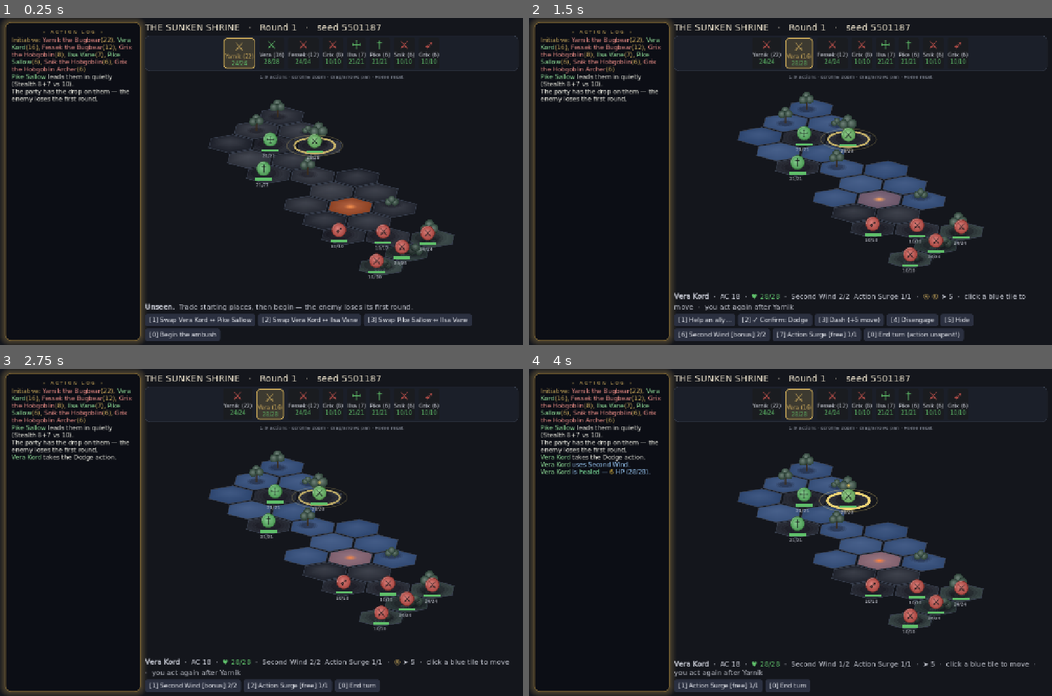
Above: before the commit, frames 1-4 (two rows, left to right).
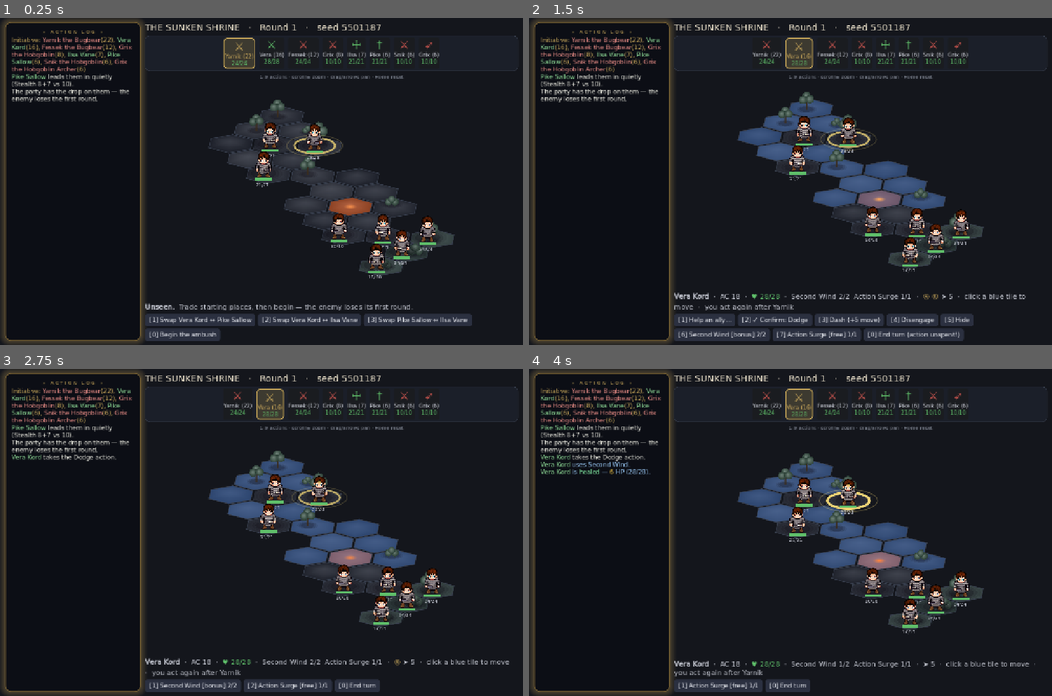
Above: after the commit, the same moments.

Repository: EgecanOzcakar/sorcmerc
Game: Godot game, scene res://scenes/main.tscn
Two runs of this game, one before a commit and one after it. Both use one fixed random seed, a clock stepped at 60 frames per second and the inputs below. This scene is started directly instead of the project's main scene.
Inputs:
- Up to frame 1 (0.25 s): no input
- Up to frame 2 (1.5 s): click "[0] Begin the ambush" at 0.5 s; click "[2] Dodge" at 1.25 s
- Up to frame 3 (2.75 s): click "[2] ✓ Confirm: Dodge" at 2 s
- Up to frame 4 (4 s): click "[1] Second Wind [bonus] 2/2" at 2.75 s; click "[1] ✓ Confirm: Second Wind [b…" at 3.5 s

The runs differ from the first frame. In frame 1, 1.5% of the frame differs, in the area x 48-84%, y 32-80%; in frame 2, 1.5%; in frame 3, 1.5%; in frame 4, 1.5%, in the area x 49-85%, y 33-81%.

Commit message:
Combat renders LPC sprites, with licensing (T51)
Board._draw()'s token loop gains one tier above the vector token: if
core/lpc_art.gd has a sheet for a combatant, the composited sprite replaces
the drawn disc and its glyph, and nothing else. Shadow, active-turn ring,
damage flash, _tok/_lunge positioning, HP bar and condition strip are shared
with the old path (the HP bar + tags moved into _draw_token_hud() so the two
paths cannot drift). Anything without a loadout - worg, dragons, golems,
everything not vendored - draws exactly as before.

No second animation clock: the frame comes out of the same _fx melee entry
_lunge() already reads, so the swing, the lunge and the damage number stay
locked together. Idle is frame 0, which is the rest pose both rigs leave
from. Facing picks LPC's 4 rows off the *projected* delta, since the board is
yawed and squashed before you see it; merc_01 only ships slash_right, so
left-facing humanoids mirror it. Caught in the act: a negative-width Rect2
does not flip in draw_texture_rect, it normalises and lands one sprite-width
to the right - the goblin was standing 80px off his own hex. It is a draw
transform now.

Scope, stated plainly: one humanoid loadout exists, so every hero and every
humanoid foe is merc_01. bat/ghost/slime cover their real bestiary matches.

Licensing (a merge requirement, not polish): LICENSES/ carries the full
CC-BY-SA 3.0 and GPL 3.0 texts plus a README on what share-alike obliges;
lpc_compose.py now also writes assets/generated/credits.txt, every author of
every vendored part deduplicated (16 of them), which Settings -> Art credits
shows verbatim. Upstream's own CSV mojibake and double-spelling of two
artists are normalised in the vendored copy so dedup names each person once.

Outcome parity, the hard constraint: seeded drive_ui.gd runs on seeds
1/7/123/4242/99999 before and after are byte-identical (same md5, diff
empty). Suite 5291/5291 across 31 files, all six drive_* green.

Co-Authored-By: Claude Opus 5 <noreply@anthropic.com>

Diff:
--- a/assets/lpc/CREDITS.csv
+++ b/assets/lpc/CREDITS.csv
@@ -1,9 +1,9 @@
 filename,notes,authors,licenses,url1,url2,url3,url4,url5,url6,url7,url8,url9,url10,url11,url12,url13,url14,url15,status
-body/bodies/male,see details at https://opengameart.org/cont …(193 unchanged characters)… g, MuffinElZangano, Durrani, Johannes Sj?lund (wulax), Stephen Challener (Redshri …(652 unchanged characters)…
+body/bodies/male,see details at https://opengameart.org/cont …(193 unchanged characters)… g, MuffinElZangano, Durrani, Johannes Sjölund (wulax), Stephen Challener (Redshri …(652 unchanged characters)…
 feet/boots,"original by Nila122, edited for male and v3 bases by bluecarrot16","bluecarrot16, Nila122","OGA-BY 3.0, CC-BY-SA 3.0, GPL 2.0, GPL 3.0",https://opengameart.org/content/lpc-clothes-and-hair,,,,,,,,,,,,,,,OK
 hair/plain,,"Manuel Riecke (MrBeast), Joe White","CC-BY-SA 3.0, GPL 3.0",https://opengameart.org/content/liberated-pixel-cup-lpc-base-assets-sprites-map-tiles,https://opengameart.org/content/ponytail-and-plain-hairstyles,,,,,,,,,,,,,,OK
 head/heads/human/male,"original head by Redshrike, tweaks by BenCreating, modular version by bluecarrot16","bluecarrot1 …(256 unchanged characters)…
-legs/pants/male,"original male pants by wulax, recolors and  …(117 unchanged characters)… ised","bluecarrot16, JaidynReiman, ElizaWy, Matthew Krohn (makrohn), Johannes Sjöl …(271 unchanged characters)…
+legs/pants/male,"original male pants by wulax, recolors and  …(117 unchanged characters)… ised","bluecarrot16, JaidynReiman, Eliza Wyatt (ElizaWy), Matthew Krohn (makrohn), Johannes Sjöl …(271 unchanged characters)…
 torso/chainmail,minor edits by bluecarrot16,Johannes Sjölund (wulax),"OGA-BY 3.0, CC-BY-SA 3.0, GPL 3.0",https://opengameart.org/content/lpc-medieval-fantasy-character-sprites,,,,,,,,,,,,,,,OK
 weapon/sword/dagger,,"bluecarrot16, Johannes Sjölund (wulax), Matthew Krohn (makrohn)","OGA-BY 3.0, CC-BY-SA 3.0, GPL 3.0",https://opengameart.org/content/lpc-medieval-fantasy-character-sprites,https://opengameart.org/content/lpc-extended-weapon-animations,,,,,,,,,,,,,,OK
 monsters,"attack animations for the LPC base-assets monsters, from the [LPC] Monsters pack; commissioned by Pierre Vigi …(258 unchanged characters)…
--- /dev/null
+++ b/core/lpc_art.gd
@@ -0,0 +1,65 @@
+# Which composited LPC sheet (if any) draws a given combatant, and which row of
+# it. Tier 1 of the token ladder; anything this returns "" for keeps the flat
+# vector token in Board._draw() exactly as before — that fallback is the design,
+# not a gap to close.
+#
+# Scope, stated plainly: exactly one humanoid loadout exists, so every hero and
+# every humanoid foe is drawn as merc_01 (T51). Per-class appearance needs more
+# vendored loadouts, not more code here.
+extends RefCounted
+
+const Catalog = preload("res://core/rules/catalog.gd")
+
+const HUMANOID := "merc_01"
+
+# bestiary id -> loadout. The real matches for the three creatures vendored from
+# [LPC] Monsters; everything else falls through to the vector token.
+const BY_MONSTER := {
+	"bat": "bat", "giant-bat": "bat",
+	"ghost": "ghost", "specter": "ghost", "shadow": "ghost", "will-o-wisp": "ghost",
+	"gray-ooze": "slime", "ochre-jelly": "slime", "black-pudding": "slime",
+}
+
+static var _cache := {}    # loadout id -> SpriteFrames (or null once, if missing)
+
+static func loadout_for(c) -> String:
+	if c.sheet != null:
+		return HUMANOID              # every hero, one appearance, for now
+	if c.src_id == "":
+		return ""                    # never ask Catalog about a blank id
+	if BY_MONSTER.has(c.src_id):
+		return BY_MONSTER[c.src_id]
+	return HUMANOID if String(Catalog.monster(c.src_id).get("type", "")) == "humanoid" else ""
+
+static func frames(loadout: String) -> SpriteFrames:
+	if loadout == "":
+		return null
+	if not _cache.has(loadout):
+		var path := "res://assets/generated/%s.tres" % loadout
+		_cache[loadout] = load(path) if ResourceLoader.exists(path) else null
+	return _cache[loadout]
+
+# LPC's 4 rows against a hex board: pick on the *projected* delta, not the axial
+# one, because the board is yawed and squashed (ISO_SQUASH 0.38) before you see
+# it — so the dominant screen axis is what reads as "facing", and in practice
+# that is left/right for almost every hex pair, which is where the art is.
+static func facing_between(from_px: Vector2, to_px: Vector2) -> String:
+	var d := to_px - from_px
+	if absf(d.x) >= absf(d.y):
+		return "right" if d.x >= 0.0 else "left"
+	return "down" if d.y >= 0.0 else "up"
+
+# The animation row to use, and whether to mirror it. merc_01 only has
+# slash_right, so a left-facing humanoid is that row flipped; creatures have all
+# four rows and never flip.
+static func row_for(sf: SpriteFrames, facing: String) -> Array:
+	var names := sf.get_animation_names()
+	for n in names:
+		if n.ends_with("_" + facing):
+			return [n, false]
+	var opposite := String({"left": "right", "right": "left"}.get(facing, ""))
+	if opposite != "":
+		for n in names:
+			if n.ends_with("_" + opposite):
+				return [n, true]
+	return [names[0], false]     # get_animation_names() is sorted, so deterministic
--- a/scenes/main.gd
+++ b/scenes/main.gd
@@ -14,6 +14,7 @@
 const Settings = preload("res://core/settings.gd")
 const Tutorial = preload("res://core/tutorial.gd")
 const Icons = preload("res://core/ui_icons.gd")
+const LpcArt = preload("res://core/lpc_art.gd")
 const SettingsOverlay = preload("res://scenes/settings/settings.gd")
 
 # What T5 injects before the scene runs: the live party, the node's spec (empty ->
@@ -166,6 +167,9 @@
 	col.add_child(_hint)
 
 	_board.main = self
+	# Pixel art must not be filtered into mush at non-integer zoom. Glyphs are
+	# rasterised at their own size and sampled 1:1, so this costs the text nothing.
+	_board.texture_filter = CanvasItem.TEXTURE_FILTER_NEAREST
 	_board.clip_contents = true
 	_board.size_flags_vertical = Control.SIZE_EXPAND_FILL
 	_board.size_flags_horizontal = Control.SIZE_EXPAND_FILL
@@ -1296,6 +1300,76 @@
 		if dirty:
 			queue_redraw()
 
+	# HP bar + condition strip: identical for a sprite and for a vector token, so
+	# both paths call this rather than keeping two copies in step by hand.
+	func _draw_token_hud(c, p: Vector2, tp: Vector2, s: float, rad: float, fz: float) -> void:
+		var hv: float = _hp.get(c.id, float(c.hp))
+		var bw := s * 1.2
+		var br := Rect2(p.x - bw / 2.0, p.y + rad * ISO_SQUASH + 4.0, bw, 6.0)
+		draw_rect(br, Color("0c0d11"))
+		var frac := clampf(hv / float(c.max_hp), 0.0, 1.0)
+		var hpcol := Color("5fbf6a")
+		if frac < 0.33: hpcol = Color("d15750")
+		elif frac < 0.66: hpcol = Color("d9a441")
+		draw_rect(Rect2(br.position, Vector2(br.size.x * frac, br.size.y)), hpcol)
+		draw_string(ThemeDB.fallback_font, br.position + Vector2(0, 12 + 8 * fz),
+			"%d/%d" % [c.hp, c.max_hp], HORIZONTAL_ALIGNMENT_LEFT, -1, int(11 * fz), Color("c9ccd6"))
+
+		# condition strip, centred over the token (the shoulder is the class badge's)
+		var tags: String = Icons.status_glyphs(c)
+		if c.is_down(): tags += " %s%d/%d" % [Icons.condition_glyph("down"), c.death_s, c.death_f]
+		if tags != "":
+			_centered(tags, tp + Vector2(0, -rad * 0.8 - 10), int(13 * fz), Color("e6c15a"))
+
+	# The LPC sprite for `c`, if there is one. Returns false when there isn't, and
+	# the caller draws its vector token instead.
+	#
+	# There is no separate animation clock here on purpose: the frame comes out of
+	# the same `_fx` melee entry that `_lunge()` already reads, so the swing, the
+	# lunge and the damage number stay locked together and nothing new has to be
+	# ticked. Idle is frame 0 — in both rigs that is the rest pose the attack
+	# leaves from.
+	func _draw_sprite(c, p: Vector2, s: float, tint: Color) -> bool:
+		var sf: SpriteFrames = LpcArt.frames(LpcArt.loadout_for(c))
+		if sf == null:
+			return false
+		var facing := "right" if c.team == "party" else "left"
+		var phase := -1.0
+		for f in _fx:
+			if f.kind == "melee" and f.id == c.id:
+				phase = clampf(f.age / f.ttl, 0.0, 1.0)
+				facing = LpcArt.facing_between(_pix(f.from), _pix(f.to))
+		var pick: Array = LpcArt.row_for(sf, facing)
+		var anim: String = pick[0]
+		var count := sf.get_frame_count(anim)
+		var idx := 0 if phase < 0.0 else clampi(int(phase * count), 0, count - 1)
+		var tex := sf.get_frame_texture(anim, idx)
+		# 64px art on a 34px hex: the same fit the T47 preview was judged at, with
+		# the frame's ground row (54) landing on the token's own hex point.
+		var sc := s / 26.0
+		var w := 64.0 * sc
+		var at := p - Vector2(32.0 * sc, 54.0 * sc)
+		# Down: no lift, greyed and half-faded, same read as the flattened vector
+		# token. ponytail: no death/hurt rows exist in the vendored art, so a KO is
+		# a tint, not an animation — revisit if a death row is ever vendored.
+		var col := tint if c.is_down() else Color.WHITE
+		if _flash.has(c.id):
+			col = col.lerp(Color.WHITE, clampf(_flash[c.id] / 0.35, 0, 1) * 0.85)
+		if c.is_down():
+			col.a = 0.55
+			at.y += 12.0 * sc
+		if pick[1]:
+			# Mirror (merc_01 only ships the right-facing row). It has to be a draw
+			# transform about the token's own x: a negative-width Rect2 does NOT
+			# flip, it gets normalised and lands one full sprite-width to the right.
+			draw_set_transform(p, 0.0, Vector2(-1.0, 1.0))
+			draw_texture_rect(tex, Rect2(Vector2(-w * 0.5, at.y - p.y), Vector2(w, 64.0 * sc)),
+				false, col)
+			draw_set_transform(Vector2.ZERO, 0.0, Vector2.ONE)
+		else:
+			draw_texture_rect(tex, Rect2(at, Vector2(w, 64.0 * sc)), false, col)
+		return true
+
 	func _spawn_float(c, amount: float) -> void:
 		var band := Color("ffd24a")
 		if amount >= 12: band = Color("ff5a4a")
@@ -1532,6 +1606,14 @@
 					Color(1.0, 0.886, 0.478, 0.25 + 0.75 * bl), 2.5 + bl * 3.0, true)
 				draw_polyline(_disc(p, rad + 12.0 + bl * 6.0, true),
 					Color(1.0, 0.886, 0.478, 0.30 * bl), 2.0, true)
+			# Tier 1: a composited LPC sprite, if this combatant has one. It
+			# replaces the drawn disc and its glyph only — shadow, active ring,
+			# flash, HP bar, condition tags and the _tok/_lunge positioning above
+			# are shared with the vector token below, which still draws everyone
+			# the art doesn't cover.
+			if _draw_sprite(c, p, s, base):
+				_draw_token_hud(c, p, tp, s, rad, fz)
+				continue
 			# The token is shaded like a ball: hotspot toward the light, falling
 			# off to a darker rim, with a bright sliver of rim light on the lit
 			# side and a dark contact line on the far one.
@@ -1548,25 +1630,7 @@
 					Color(1, 1, 1, 0.26), 2.0, true)
 			# The token's mark: class glyph for heroes, creature-type glyph for foes.
 			_centered(_glyph(c), tp, int(24 * fz), Color("101216"))
-
-			# hp bar
-			var hv: float = _hp.get(c.id, float(c.hp))
-			var bw := s * 1.2
-			var br := Rect2(p.x - bw / 2.0, p.y + rad * ISO_SQUASH + 4.0, bw, 6.0)
-			draw_rect(br, Color("0c0d11"))
-			var frac := clampf(hv / float(c.max_hp), 0.0, 1.0)
-			var hpcol := Color("5fbf6a")
-			if frac < 0.33: hpcol = Color("d15750")
-			elif frac < 0.66: hpcol = Color("d9a441")
-			draw_rect(Rect2(br.position, Vector2(br.size.x * frac, br.size.y)), hpcol)
-			draw_string(ThemeDB.fallback_font, br.position + Vector2(0, 12 + 8 * fz),
-				"%d/%d" % [c.hp, c.max_hp], HORIZONTAL_ALIGNMENT_LEFT, -1, int(11 * fz), Color("c9ccd6"))
-
-			# condition strip, centred over the token (the shoulder is the class badge's)
-			var tags: String = Icons.status_glyphs(c)
-			if c.is_down(): tags += " %s%d/%d" % [Icons.condition_glyph("down"), c.death_s, c.death_f]
-			if tags != "":
-				_centered(tags, tp + Vector2(0, -rad * 0.8 - 10), int(13 * fz), Color("e6c15a"))
+			_draw_token_hud(c, p, tp, s, rad, fz)
 
 		_draw_fx(s)   # projectiles / spell flashes sit over the tokens
 
--- a/scenes/settings/settings.gd
+++ b/scenes/settings/settings.gd
@@ -109,6 +109,13 @@
 	wipe.text = "Clear autosave"
 	wipe.pressed.connect(_clear_autosave)
 	col.add_child(wipe)
+
+	# The LPC art is CC-BY-SA/GPL/OGA-BY: crediting its authors is a license
+	# obligation, so it gets a reachable screen, not a line in a README.
+	var art := Button.new()
+	art.text = "Art credits"
+	art.pressed.connect(_show_credits)
+	col.add_child(art)
 
 	_note.add_theme_color_override("font_color", COL_DIM)
 	_note.add_theme_font_size_override("font_size", 12)
@@ -147,6 +154,55 @@
 		on_value.call(v))
 	return row
 
+# Art credits: the generated, author-deduplicated list from lpc_compose.py, shown
+# verbatim in a scrollable panel. No parsing here on purpose — if the art changes,
+# regenerating the file is the whole update.
+const CREDITS_TXT := "res://assets/generated/credits.txt"
+
+func _show_credits() -> void:
+	var body := FileAccess.get_file_as_string(CREDITS_TXT)
+	if body.is_empty():
+		_note.text = "No credits file — run tools/lpc_compose.py."
+		return
+	# A CenterContainer, not PRESET_CENTER: the preset anchors the top-left at the
+	# middle of the screen because the panel has no size yet when it is applied.
+	var wrap := CenterContainer.new()
+	wrap.set_anchors_preset(Control.PRESET_FULL_RECT)
+	add_child(wrap)
+	var over := PanelContainer.new()
+	var box := StyleBoxFlat.new()
+	box.bg_color = COL_CARD
+	box.set_corner_radius_all(10)
+	box.set_border_width_all(1)
+	box.border_color = COL_EDGE
+	box.set_content_margin_all(16)
+	over.add_theme_stylebox_override("panel", box)
+	over.custom_minimum_size = Vector2(560, 460)
+	wrap.add_child(over)
+
+	var col := VBoxContainer.new()
+	col.add_theme_constant_override("separation", 8)
+	over.add_child(col)
+	var cap := Label.new()
+	cap.text = "»   A R T   C R E D I T S   «"
+	cap.horizontal_alignment = HORIZONTAL_ALIGNMENT_CENTER
+	cap.add_theme_color_override("font_color", COL_GOLD)
+	col.add_child(cap)
+	var scroll := ScrollContainer.new()
+	scroll.size_flags_vertical = Control.SIZE_EXPAND_FILL
+	col.add_child(scroll)
+	var text := Label.new()
+	text.text = body
+	text.add_theme_font_size_override("font_size", 12)
+	text.add_theme_color_override("font_color", COL_DIM)
+	text.autowrap_mode = TextServer.AUTOWRAP_WORD_SMART
+	text.custom_minimum_size = Vector2(520, 0)
+	scroll.add_child(text)
+	var close := Button.new()
+	close.text = "Close"
+	close.pressed.connect(wrap.queue_free)
+	col.add_child(close)
+
 func _apply() -> void:
 	Settings.save_settings(_s)
 	changed.emit()
--- /dev/null
+++ b/tests/shot_credits.gd
@@ -0,0 +1,18 @@
+# Dev-only: Settings -> Art credits, the license-required attribution screen.
+#   godot --path . -s tests/shot_credits.gd
+extends SceneTree
+
+func _init() -> void:
+	var s = load("res://scenes/settings/settings.tscn").instantiate()
+	root.add_child(s)
+	for i in 20:
+		await process_frame
+	s._show_credits()
+	for i in 10:
+		await process_frame
+	RenderingServer.force_draw()
+	await process_frame
+	var img := root.get_viewport().get_texture().get_image()
+	img.save_png("res://lpc_spike_credits.png")
+	print("saved lpc_spike_credits.png %dx%d" % [img.get_width(), img.get_height()])
+	quit()
--- a/tests/shot_lpc.gd
+++ b/tests/shot_lpc.gd
@@ -1,47 +1,42 @@
-# Dev-only: drop the composed LPC units (humanoid + creatures) on hexes of the
-# real combat board and save a PNG. Preview only - nothing here touches the
-# combat flow (T47 step 6).
-#   godot --path . -s tests/shot_lpc.gd          (non-headless; headless hangs
-#                                                 on viewport capture here)
+# Dev-only: a deliberately mixed roster - LPC humanoid (heroes + goblin), the
+# three LPC creatures, and a monstrosity with no loadout that must still draw
+# the old vector token - with one hero mid-swing, so both tiers and the attack
+# row are in the same frame.
+#   godot --path . -s tests/shot_lpc.gd     (non-headless; headless hangs on
+#                                            viewport capture in this env)
 extends SceneTree
-
-# unit id -> animation to hold, in hex order along the board.
-const UNITS := [["merc_01", "slash_right"], ["bat", "attack_right"],
-	["ghost", "attack_right"], ["slime", "attack_right"]]
 
 func _init() -> void:
 	var main = load("res://scenes/main.tscn").instantiate()
+	main.spec = {"theme": "shrine", "monsters": [
+		{"id": "goblin"}, {"id": "bat"}, {"id": "ghost"},
+		{"id": "gray-ooze"}, {"id": "worg"},
+	]}
 	root.add_child(main)
-	for i in 60:
+	for i in 40:
 		await process_frame
 
-	var sprites: Array[AnimatedSprite2D] = []
-	for n in UNITS.size():
-		var hx: Vector2i = main.cb.combatants[n].pos
-		var spr := AnimatedSprite2D.new()
-		spr.sprite_frames = load("res://assets/generated/%s.tres" % UNITS[n][0])
-		spr.animation = UNITS[n][1]
-		spr.texture_filter = CanvasItem.TEXTURE_FILTER_NEAREST
-		spr.scale = Vector2.ONE * (main.hex_px / 26.0)
-		spr.offset = Vector2(0, -22)      # feet/shadow sit near the frame's bottom
-		spr.position = main._board._pix(hx)
-		main._board.add_child(spr)
-		spr.play()
-		sprites.append(spr)
+	var LpcArt = load("res://core/lpc_art.gd")
+	for c in main.cb.combatants:
+		var lid: String = LpcArt.loadout_for(c)
+		print("  %-18s src=%-12s sheet=%s -> %s" % [c.cname, c.src_id,
+			"yes" if c.sheet != null else "no ", lid if lid != "" else "(vector token)"])
 
-	await create_timer(0.4).timeout
-	for spr in sprites:
-		# Hold mid-animation: the pose that shows the attack, not the rest frame.
-		spr.pause()
-		spr.frame = spr.sprite_frames.get_frame_count(spr.animation) / 2 + 1
-		print("  %s visible=%s pos=%s frame=%d" % [spr.animation, spr.visible, spr.position, spr.frame])
-
+	for c in main.cb.combatants:
+		print("    pos %-18s hex=%s tok=%s" % [c.cname, c.pos, main._board._tok.get(c.id)])
+	# One hero knocked out, to show the downed tint on a sprite next to standing ones.
+	main.cb.combatants[2].statuses["down"] = true
+	main.cb.combatants[2].hp = 0
+	# Swing: the real FX path, the same one a real attack queues.
+	var hero = main.cb.combatants[0]
+	var foe = main.cb.enemies_of(hero)[0]
+	main._board.play_fx("melee", hero.id, hero.pos, foe.pos)
+	main._board._flash[foe.id] = 0.35
+	await create_timer(0.14).timeout
 	RenderingServer.force_draw()
 	await process_frame
 	var img := root.get_viewport().get_texture().get_image()
 	img.save_png("res://lpc_spike.png")
-	var where := ""
-	for n in UNITS.size():
-		where += "  %s %s frame %d" % [UNITS[n][0], UNITS[n][1], sprites[n].frame]
-	print("saved lpc_spike.png %dx%d %s" % [img.get_width(), img.get_height(), where])
+	print("saved lpc_spike.png %dx%d (swing: %s -> %s)"
+		% [img.get_width(), img.get_height(), hero.cname, foe.cname])
 	quit()
--- a/tests/test_lpc_spike.gd
+++ b/tests/test_lpc_spike.gd
@@ -49,5 +49,54 @@
 				check(region.position == Vector2(i * frame, int(anim["row"]) * frame),
 					"%s/%s frame %d slices row %d col %d" % [id, name, i, anim["row"], i])
 
+	_check_mapping()
 	print("test_lpc_spike: %d passed, %d failed" % [_pass, _fail])
 	quit(1 if _fail > 0 else 0)
+
+# Only `sheet` and `src_id` decide which sheet a combatant gets, so the mapping
+# is testable without building a whole encounter.
+class FakeCombatant:
+	var sheet = null
+	var src_id := ""
+	func _init(s, id: String) -> void:
+		sheet = s
+		src_id = id
+
+func _check_mapping() -> void:
+	var LpcArt = load("res://core/lpc_art.gd")
+	var cases := {
+		"bat": "bat", "giant-bat": "bat",
+		"ghost": "ghost", "specter": "ghost", "shadow": "ghost", "will-o-wisp": "ghost",
+		"gray-ooze": "slime", "ochre-jelly": "slime", "black-pudding": "slime",
+		"goblin": "merc_01", "hobgoblin": "merc_01",     # humanoid type -> the one humanoid loadout
+		"worg": "", "wolf": "", "red-dragon-wyrmling": "", "stone-golem": "",  # vector token
+	}
+	for id in cases:
+		check(LpcArt.loadout_for(FakeCombatant.new(null, id)) == cases[id],
+			"%s -> %s" % [id, cases[id] if cases[id] != "" else "(vector token)"])
+	check(LpcArt.loadout_for(FakeCombatant.new({}, "")) == "merc_01", "heroes -> merc_01")
+	check(LpcArt.loadout_for(FakeCombatant.new(null, "")) == "", "blank src_id -> vector token")
+
+	# Facing: the projected delta picks the row, and merc_01's missing rows mirror.
+	check(LpcArt.facing_between(Vector2.ZERO, Vector2(40, 5)) == "right", "facing right")
+	check(LpcArt.facing_between(Vector2.ZERO, Vector2(-40, 5)) == "left", "facing left")
+	check(LpcArt.facing_between(Vector2.ZERO, Vector2(2, 40)) == "down", "facing down")
+	check(LpcArt.facing_between(Vector2.ZERO, Vector2(2, -40)) == "up", "facing up")
+	var merc: SpriteFrames = LpcArt.frames("merc_01")
+	check(LpcArt.row_for(merc, "right") == ["slash_right", false], "merc faces right unmirrored")
+	check(LpcArt.row_for(merc, "left") == ["slash_right", true], "merc faces left mirrored")
+	var bat: SpriteFrames = LpcArt.frames("bat")
+	check(LpcArt.row_for(bat, "left") == ["attack_left", false], "creatures have their own rows")
+	check(LpcArt.frames("") == null, "no loadout, no frames")
+
+	# The credits screen's file must exist and name every artist (license duty).
+	var credits := FileAccess.get_file_as_string("res://assets/generated/credits.txt")
+	check(credits.length() > 400, "credits.txt is present")
+	for who in ["bagzie", "bluecarrot16", "Charles Sanchez (CharlesGabriel)",
+			"Johannes Sjölund (wulax)", "Stephen Challener (Redshrike)"]:
+		check(credits.contains(who), "credits name %s" % who)
+	var artists := credits.substr(credits.find("ARTISTS"), credits.find("PARTS USED") - credits.find("ARTISTS"))
+	check(artists.count("bluecarrot16") == 1, "the artist list is deduplicated")
+	check(not artists.contains("Sj?lund"), "upstream's mojibake spelling is normalised away")
+	for f in ["res://LICENSES/CC-BY-SA-3.0.txt", "res://LICENSES/GPL-3.0.txt"]:
+		check(FileAccess.get_file_as_string(f).length() > 5000, "%s is the full text" % f)
Not shown, added: LICENSES/CC-BY-SA-3.0.txt
Not shown, added: LICENSES/GPL-3.0.txt
Not shown, added: assets/generated/credits.txt
Not shown, changed: assets/generated/merc_01_credits.txt
Not shown, added: core/lpc_art.gd.uid
Not shown, changed: export_presets.cfg
Not shown, added: tests/shot_credits.gd.uid
Not shown, changed: .gitignore
Not shown, added: LICENSES/README.md
Not shown, changed: tools/lpc_compose.py
